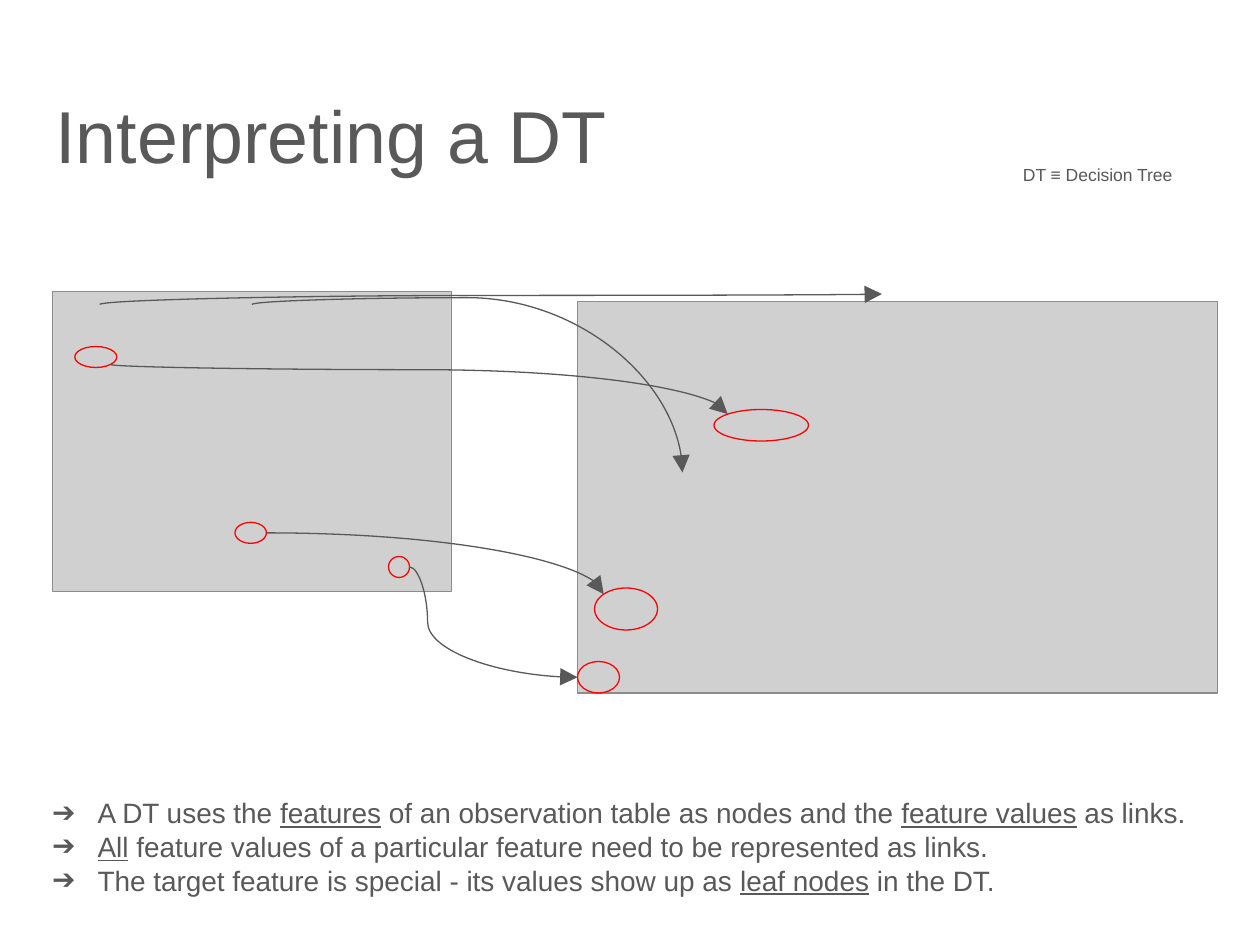
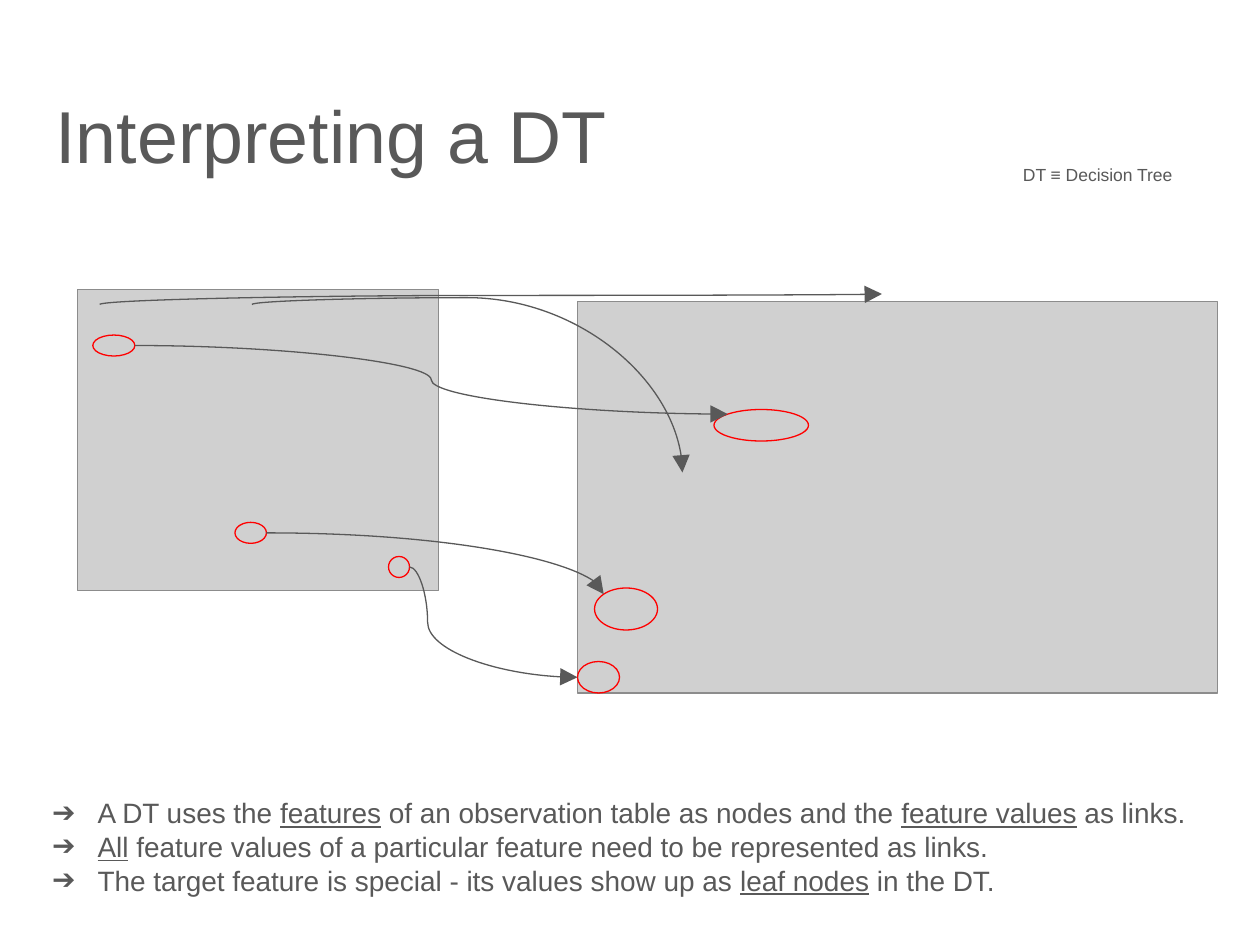
Before and after one commit to lutzhamel/CSC310, a slide deck: slide 13 of notes/06-machine-learning-basics-1.pptx. Drawn at 1260x945 pixels with LibreOffice and Linux fonts; fonts in the diff are those of the drawing; grey boxes stand for pictures. Boxes give left, top, right and bottom in pixels: in the first picture for what was removed or moved away, otherwise in the second. Text is boxed around its words. In the diff, an @@ line names an element or a change of style, - is before the commit and + after.

```diff
--- a/notes/06-machine-learning-basics-1.pptx
+++ b/notes/06-machine-learning-basics-1.pptx
@@ picture: place and size @@
-picture at <box>53,291,452,591</box>
+picture at <box>78,290,438,591</box>
@@ ellipse: place and size @@
-ellipse at <box>74,346,116,368</box>
+ellipse at <box>93,335,135,357</box>
@@ curved arrow moved from (111, 364) - (728, 415) to (135, 345) - (728, 415) @@
```
Also in this commit, not shown: 11 other slides changed, 2 slides added, 14 other files.
